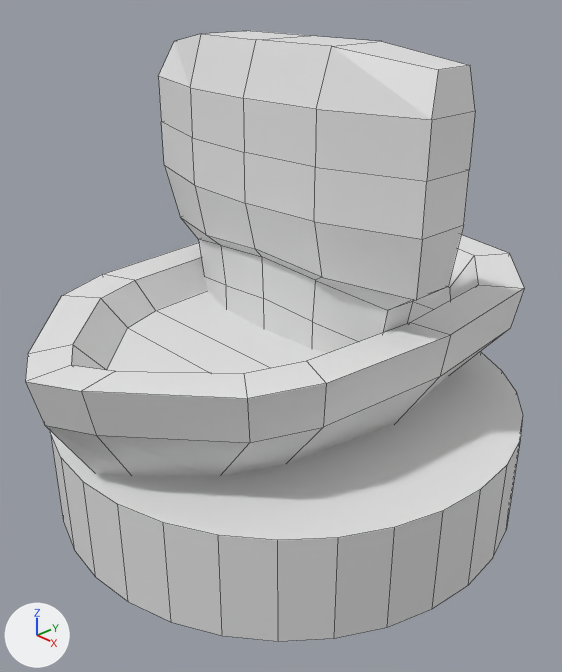
Renders of the Blender file Meshes/u_transport_ship.blend from each side of a commit.
One viewpoint serves both versions: a 50 mm lens placed at (0.417, -0.397, 0.386), pointed at (0.009, -0.014, 0.12). The lights are fixed; the arrows at lower left show +X, +Y and +Z. The first picture is the older version. Mesh edges are drawn as thin lines.
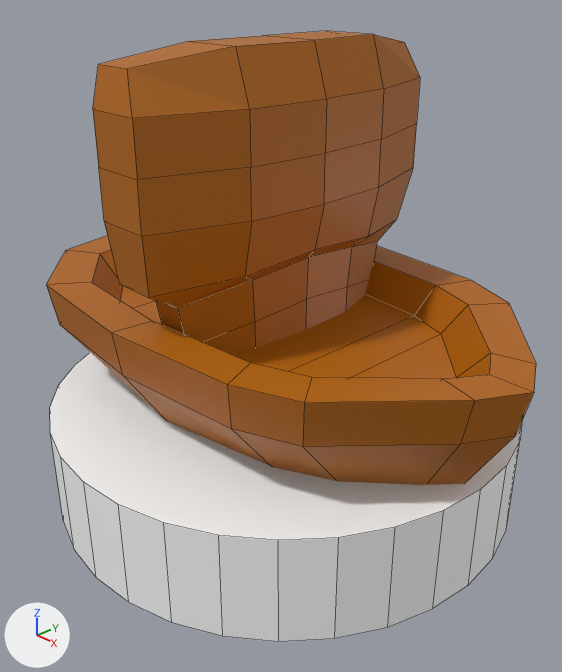
Changed parts and their boxes [x1, y1, x2, y2] in the pictures (562 x 672 px):
'Cylinder', recoloured, turned
    before: [25, 31, 524, 641]
    after: [46, 31, 536, 641]

Patch to the scene script:
```diff
--- a/Meshes/u_transport_ship.blend.py
+++ b/Meshes/u_transport_ship.blend.py
@@ mat_material @@
+mat_material = bpy.data.materials.new('Material')
+mat_material.use_nodes = True; mat_material.node_tree.nodes.clear()
+_N = mat_material.node_tree.nodes; _L = mat_material.node_tree.links
+n0 = _N.new('ShaderNodeBsdfPrincipled'); n0.name = 'Principled BSDF'
+n1 = _N.new('ShaderNodeOutputMaterial'); n1.name = 'Material Output'
+n2 = _N.new('ShaderNodeVertexColor'); n2.name = 'Color Attribute'
+n2.layer_name = 'Attribute'
+_L.new(n0.outputs[0], n1.inputs[0])  # 'BSDF' to 'Surface'
+_L.new(n2.outputs[0], n0.inputs[0])  # 'Color' to 'Base Color'
@@ me_cylinder @@
 me_cylinder.from_pydata(...)  # 278 vertices, 212 faces; spans x -0.96..0.96, y -1.12..1.1, z -7.57..1.48
 # used by ob_cylinder; location = (0.0, 0.0, 0.0378); scale = (-0.201, -0.201, -0.04)
+# me_cylinder part 1: vertex colours changed
+me_cylinder.materials.append(mat_material)
@@ ob_cylinder @@
 ob_cylinder.location = (0.0, 0.0, 0.0378)
+ob_cylinder.rotation_euler = (0.0, 0.0, 1.571)  # degrees (0, 0, 90)
 ob_cylinder.scale = (-0.201, -0.201, -0.04)
```
